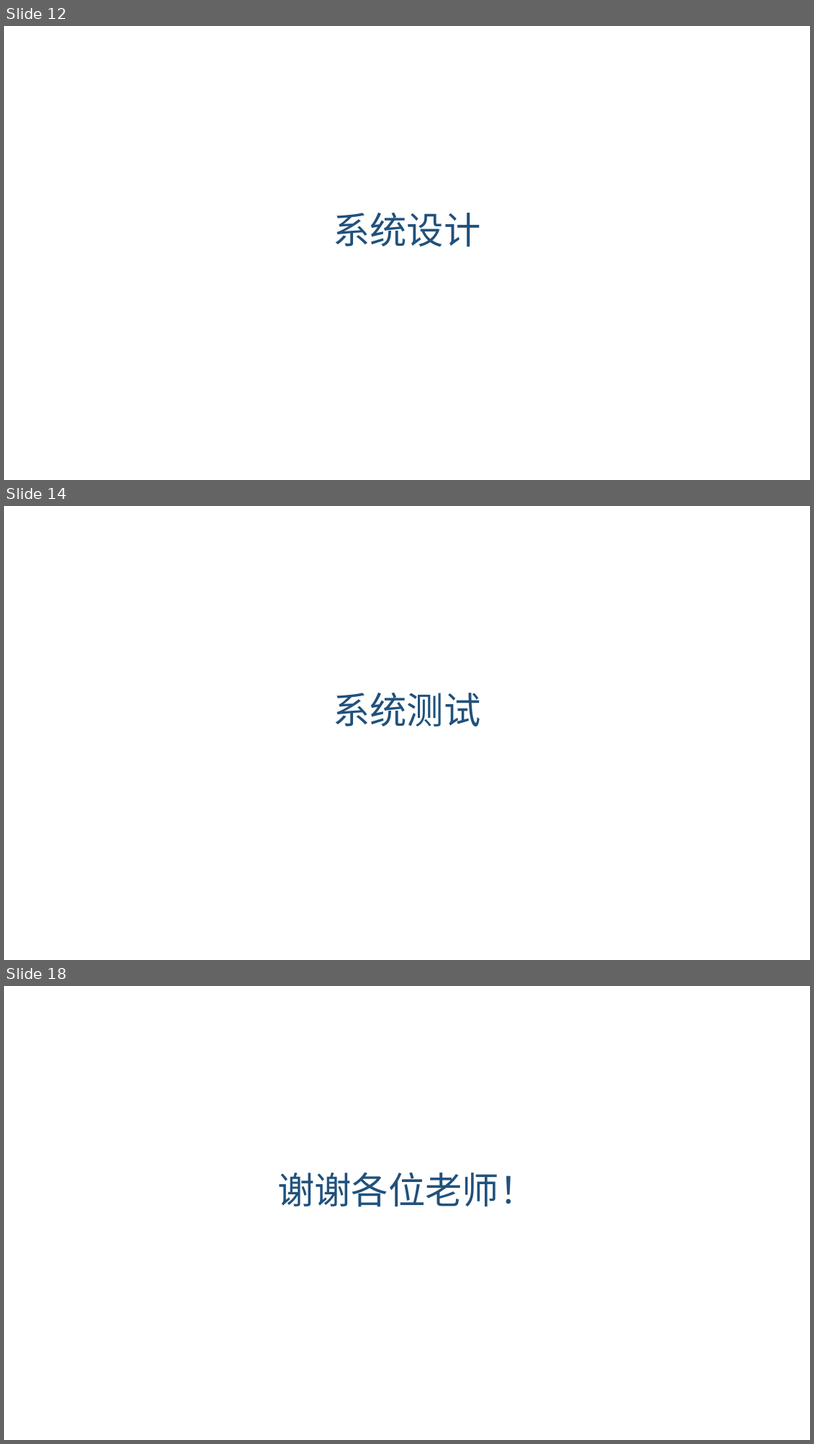
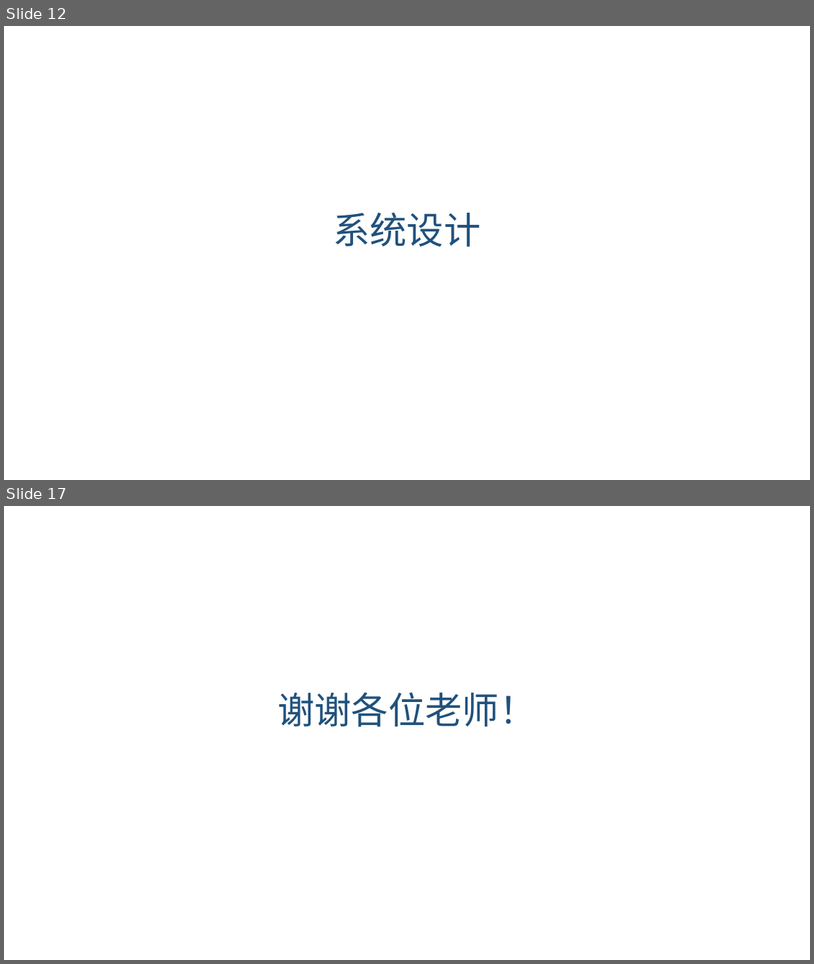
Before and after one commit to kangyifei/intel-minicloud, a slide deck: doc/演示PPT-v1.pptx. Shown one above the other, each under a label of ours: slides 12, 14 and 18 before the commit, slides 12 and 17 after it; the slides between them are not shown. The pictures are 814x1444 and 814x964 pixels, drawn with LibreOffice and Linux fonts; fonts in the diff are those of the drawing; background and template pictures are left out. Boxes give left, top, right and bottom in pixels: in the first picture for what was removed or moved away, otherwise in the second. Text is boxed around its words. In the diff, an @@ line names an element or a change of style, - is before the commit and + after.

```diff
--- a/doc/演示PPT-v1.pptx
+++ b/doc/演示PPT-v1.pptx
@@ slide 14 removed at (4,506,810,960), background picture (left out) @@
@@ title removed at (333,692,481,726) @@
-系统测试
@@ what was slide 18 is now slide 17 @@
```
Also in this commit, not shown: 4 slides changed, 6 slides added, 6 other slides removed.
